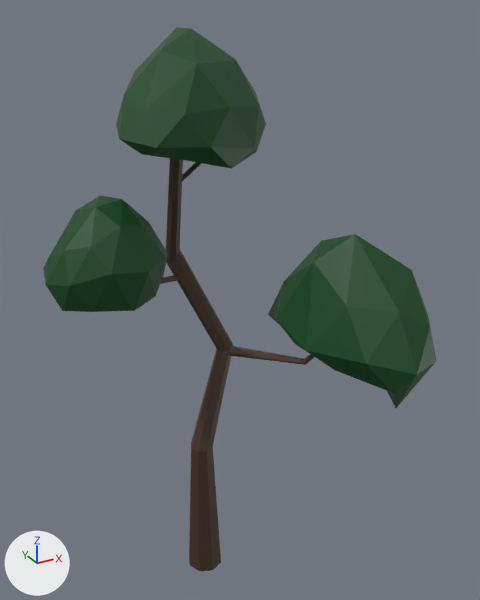
The glTF model assets/models/darktree.glb: old version first, new version second.
Before and after are seen from a 50 mm camera at (-4.62, -9.98, 10.94) aimed at (0.41, -0.83, 6.37). The axes (+X, +Y, +Z) are drawn at lower left. The lights are the same throughout. Where no turn or scale is listed for an object, it has been applied to the vertices.
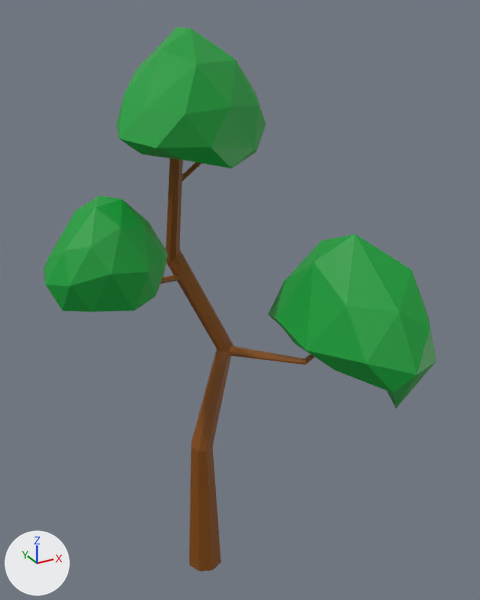
What changed in the scene script:
```text
Change mat_material_001:
    mat_material_001.base_color: (0.0578, 0.0293, 0.0155) -> (0.233, 0.0702, 0.0)  # brown #443021 -> brown #854b00
Change mat_leaves:
    mat_leaves.base_color: (0.0, 0.0607, 0.00893) -> (0.0, 0.351, 0.037)  # dark green #004618 -> green #00a036
```

What differs and where, as boxes [x1, y1, x2, y2] in the pictures (480 x 600 px):
'Icosphere', recoloured: [268, 234, 436, 408] in both
'Icosphere.002', recoloured: [116, 27, 266, 169] in both
'Icosphere.001', recoloured: [43, 195, 168, 312] in both
'Cylinder', recoloured: [160, 158, 314, 571] in both
